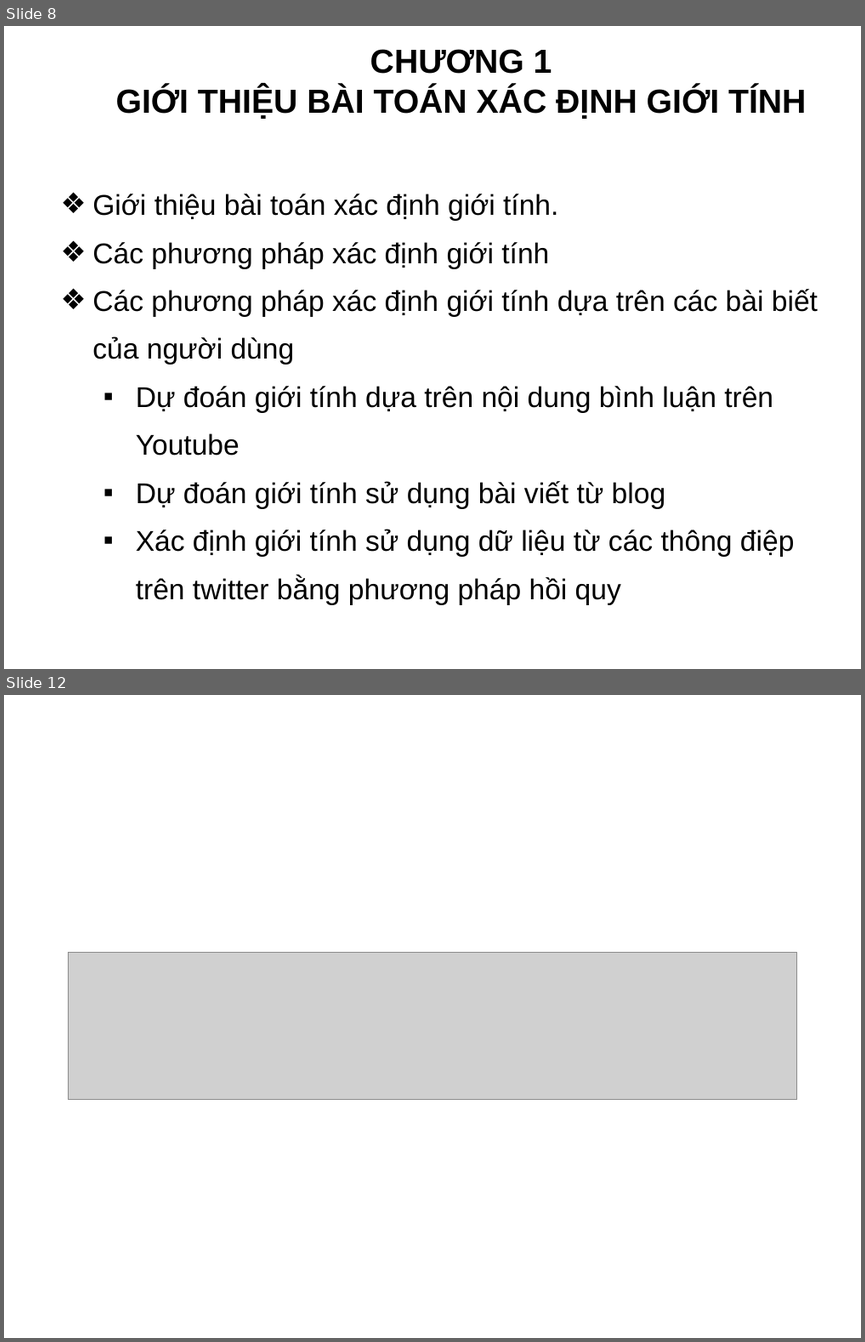
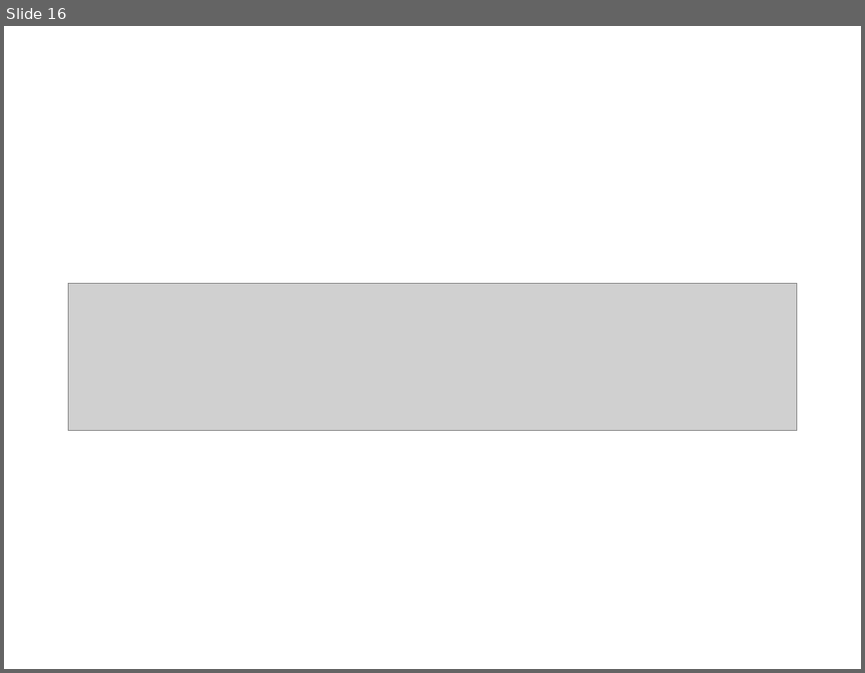
Before and after one commit to truonghaibg/thesis, a slide deck: tchai/Slide_LuanVan_TruongCongHai.ppt. Shown one above the other, each under a label of ours: slides 8 and 12 before the commit, slide 16 after it; the slides between them are not shown. The pictures are 865x1342 and 865x673 pixels, drawn with LibreOffice and Linux fonts; fonts in the diff are those of the drawing; grey boxes stand for pictures; background and template pictures are left out. Boxes give left, top, right and bottom in pixels: in the first picture for what was removed or moved away, otherwise in the second. Text is boxed around its words. In the diff, an @@ line names an element or a change of style, - is before the commit and + after.

```diff
--- a/tchai/Slide_LuanVan_TruongCongHai.ppt
+++ b/tchai/Slide_LuanVan_TruongCongHai.ppt
@@ slide 8 removed at (4, 26, 861, 669), background picture (left out) @@
@@ title removed at (116, 49, 806, 119) @@
-CHƯƠNG 1
-GIỚI THIỆU BÀI TOÁN XÁC ĐỊNH GIỚI TÍNH
@@ text removed at (92, 193, 817, 605) @@
-❖ Giới thiệu bài toán xác định giới tính.
-❖ Các phương pháp xác định giới tính
-❖ Các phương pháp xác định giới tính dựa trên các bài biết của người dùng
-  ▪ Dự đoán giới tính dựa trên nội dung bình luận trên Youtube
-  ▪ Dự đoán giới tính sử dụng bài viết từ blog
-  ▪ Xác định giới tính sử dụng dữ liệu từ các thông điệp trên twitter bằng phương pháp hồi quy
@@ what was slide 12 is now slide 16 @@
```
Also in this commit, not shown: 4 slides changed, 11 slides added, 6 other slides removed.
